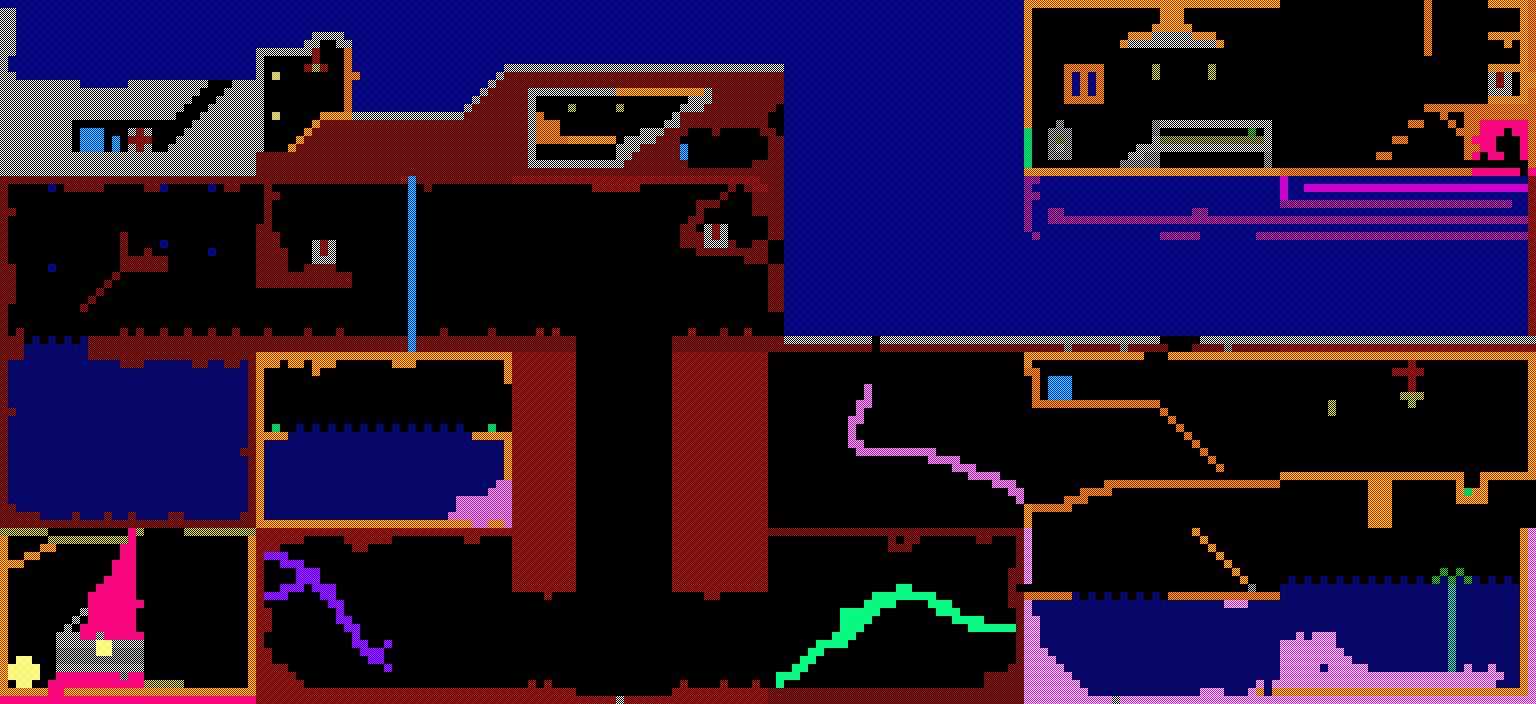
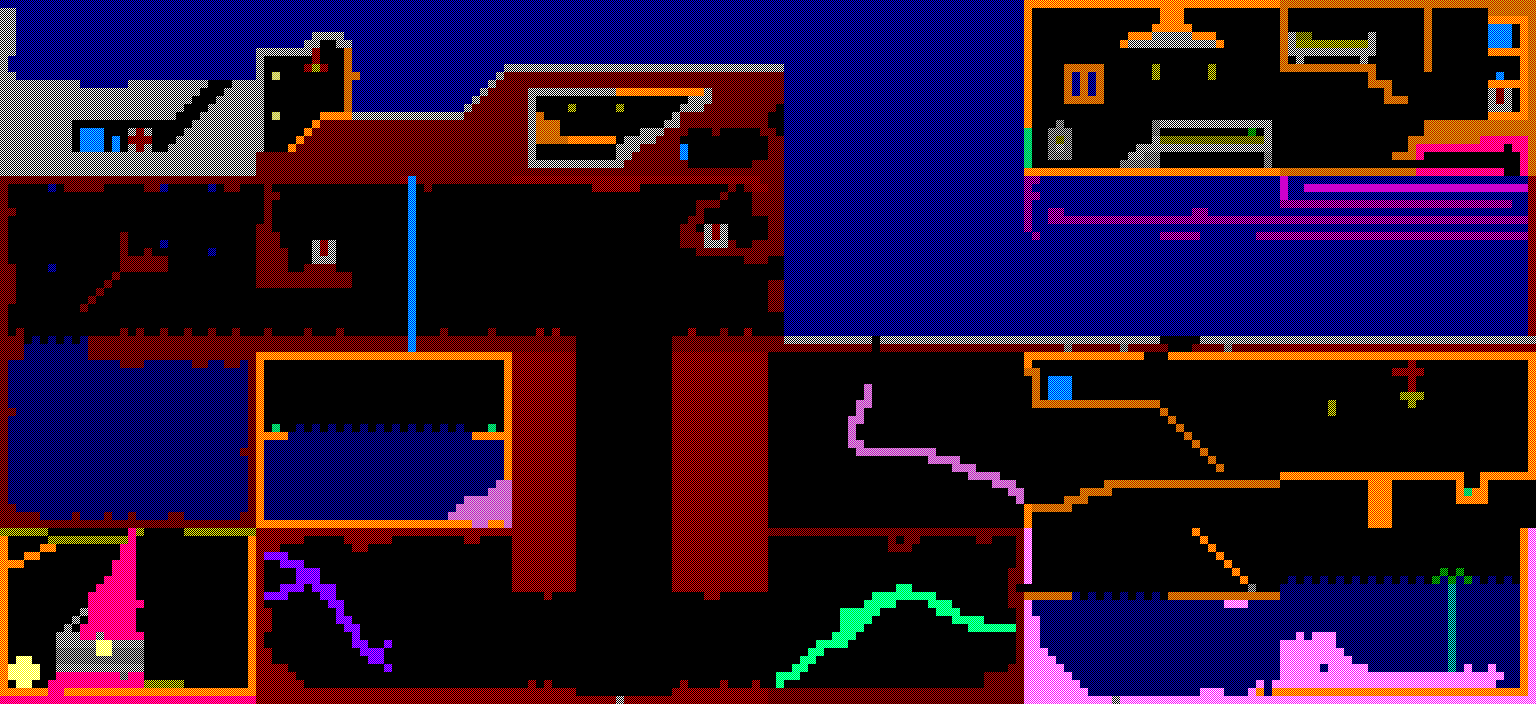
The second (1536, 704) image is a revision of the first. Changes to its layers:
painted on "50" over left=1280, top=0, right=1536, bottom=176
painted on "31" over left=768, top=240, right=784, bottom=280
painted on "12" over left=264, top=360, right=512, bottom=504
